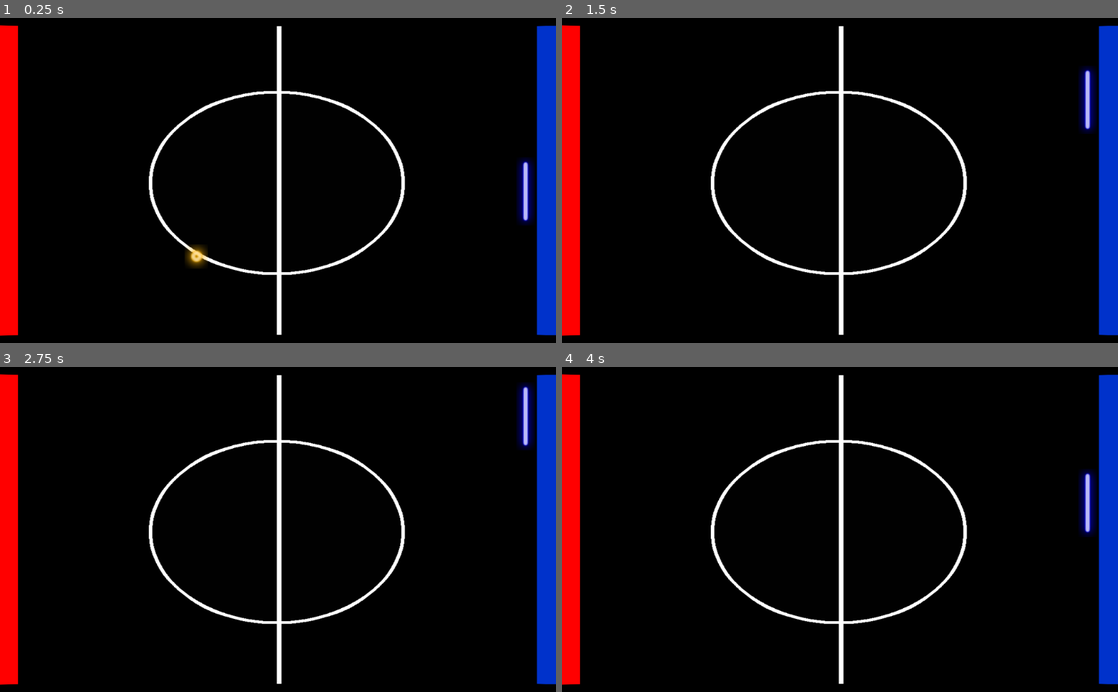
Above: before the commit, frames 1-4 (two rows, left to right).
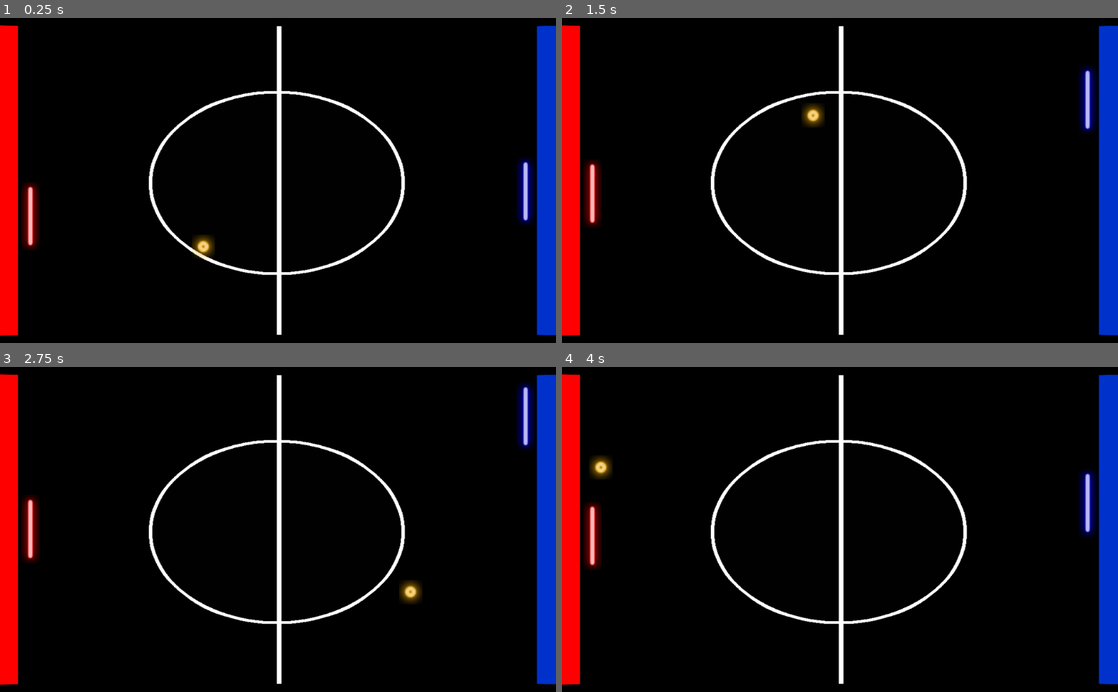
Above: after the commit, the same moments.

Repository: MeCodeMyself/godotpong
Game: Godot game, scene res://World.tscn
The game is run twice, just before and just after one commit, with the same random seed, the same clock (stepped at 60 frames per second) and the same inputs. The engine's default icon, where the game draws it, is replaced by a stand-in: a white triangle on a blue panel in a dark square.
Inputs:
- Up to frame 1 (0.25 s): no input
- Up to frame 2 (1.5 s): hold Up (ui_up) 0.53-1.28 s; hold Down (ui_down) from 1.28 s (still down)
- Up to frame 3 (2.75 s): release Down (ui_down) at 2.03 s; hold Up (ui_up) from 2.03 s (still down)
- Up to frame 4 (4 s): release Up (ui_up) at 3.53 s; hold Down (ui_down) from 3.53 s (still down)

The runs differ from the first frame. In frame 1, 1.0% of the frame differs, in the area x 3-39%, y 50-77%; in frame 2, 0.9%; in frame 3, 0.9%; in frame 4, 0.9%.

Commit message:
Finished Ball physics and first opponent. completely.
Things are looking pretty good, the game is playable in this state, as there is a functional opponent and ball. Not like the game is done though.

Diff:
--- a/GodotPong/Ball.gd
+++ b/GodotPong/Ball.gd
@@ -1,6 +1,6 @@
 extends KinematicBody2D
 
-var speed = 600
+var speed = 550
 var velocity = Vector2.ZERO
 
 func _ready():
@@ -9,4 +9,6 @@
 	velocity.y = [-0.8,0.8][randi() % 2]
 
 func _physics_process(delta):
-	move_and_slide(velocity * speed)
+	var collision_object = move_and_collide(velocity * speed * delta)
+	if collision_object:
+		velocity = velocity.bounce(collision_object.normal)
--- /dev/null
+++ b/GodotPong/Opponent.gd
@@ -0,0 +1,16 @@
+extends KinematicBody2D
+
+var speed = 250
+var ball
+
+func _ready():
+	ball = get_parent().find_node("Ball")
+
+func _physics_process(delta):
+	move_and_slide(Vector2(0,get_opponent_direction()) * speed)
+
+func get_opponent_direction():
+	if abs(ball.position.y - position.y) > 25:
+		if ball.position.y > position.y: return 1
+		else: return -1
+	else: return 0
--- /dev/null
+++ b/GodotPong/World.gd
@@ -0,0 +1,16 @@
+extends Node
+
+
+# Declare member variables here. Examples:
+# var a = 2
+# var b = "text"
+
+
+# Called when the node enters the scene tree for the first time.
+func _ready():
+	pass # Replace with function body.
+
+
+# Called every frame. 'delta' is the elapsed time since the previous frame.
+#func _process(delta):
+#	pass
--- a/GodotPong/World.tscn
+++ b/GodotPong/World.tscn
@@ -6,6 +6,7 @@
 [ext_resource path="res://icon.png" type="Texture" id=4]
 [ext_resource path="res://Ball.tscn" type="PackedScene" id=5]
 [ext_resource path="res://AnyConv.com__Hohoemi no Bakudan [Chiptune] - Yuyu Hakusho OP.ogg" type="AudioStream" id=6]
+[ext_resource path="res://Opponent.gd" type="Script" id=7]
 
 [sub_resource type="CapsuleShape2D" id=3]
 radius = 8.0
@@ -13,6 +14,9 @@
 
 [sub_resource type="RectangleShape2D" id=2]
 extents = Vector2( 32, 32 )
+
+[sub_resource type="CapsuleShape2D" id=4]
+height = 92.0
 
 [node name="World" type="Node"]
 
@@ -67,10 +71,25 @@
 texture = ExtResource( 4 )
 
 [node name="Ball" parent="." instance=ExtResource( 5 )]
-position = Vector2( 512, 320 )
+position = Vector2( 512, 312 )
 
 [node name="AudioStreamPlayer" type="AudioStreamPlayer" parent="."]
 pause_mode = 2
 stream = ExtResource( 6 )
 volume_db = -12.0
 autoplay = true
+
+[node name="Opponent" type="KinematicBody2D" parent="."]
+position = Vector2( 56, 320 )
+script = ExtResource( 7 )
+__meta__ = {
+"_edit_group_": true
+}
+
+[node name="CollisionShape2D" type="CollisionShape2D" parent="Opponent"]
+shape = SubResource( 4 )
+
+[node name="Sprite" type="Sprite" parent="Opponent"]
+texture = ExtResource( 1 )
+region_enabled = true
+region_rect = Rect2( 8, 12, 34, 126 )
Not shown: 1 places in GodotPong/World.tscn that only renumber resources
